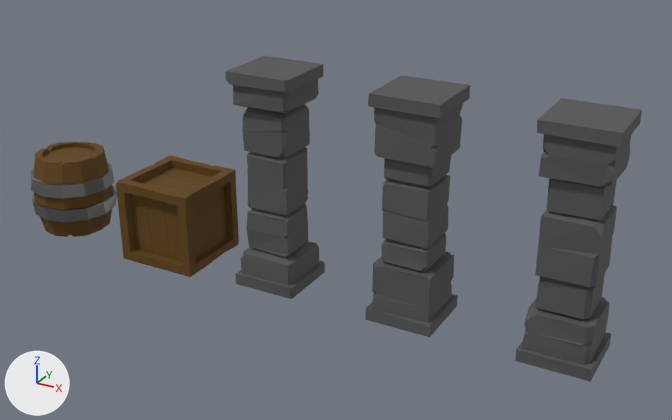
One commit to the Blender file Modular Dungeon/Barrel.blend: the scene before it, then after it.
Before and after are seen from a 50 mm camera at (6.23, -9.73, 6.09) aimed at (0.76, 0.21, 1.11). Every picture has the same lights, and +X, +Y and +Z are marked at lower left.
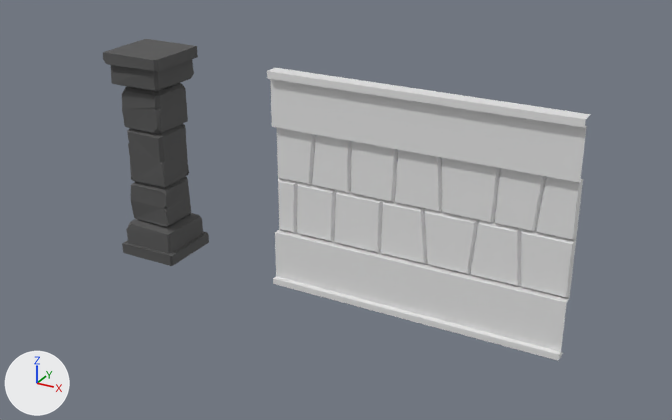
Edits to the bpy script that builds the scene:
```text
Add me_plane_001:
    me_plane_001.from_pydata(...)  # 122 vertices, 94 faces; spans x -2.0..2.0, y -2.0..1.0, z 0.0..0.19
Change ob_barrel:
    add ob_barrel.hide_set(True)
Change ob_crate:
    add ob_crate.hide_set(True)
Change ob_cube:
    ob_cube.location: (0.0, 0.0, 1.5) -> (-2.0, 0.0, 1.5)
Change ob_cube_001:
    add ob_cube_001.hide_set(True)
Change ob_cube_002:
    add ob_cube_002.hide_set(True)
Add ob_plane:
    ob_plane = bpy.data.objects.new('Plane', me_plane_001)
    ob_plane.location = (2.0, 0.0, 2.0)
    ob_plane.rotation_euler = (1.571, 0.0, 0.0)  # degrees (90, 0, 0)
```

Pixel boxes (x1, y1, x2, y2) of what changed, in the pictures (672 x 420 px):
'Plane', added: after (267, 68, 590, 361)
'Cube', moved: before (226, 56, 325, 299); after (103, 39, 209, 266)
'Cube.002', hidden: before (515, 98, 642, 382)
'Cube.001', hidden: before (365, 75, 470, 337)
'Crate', hidden (brown): before (116, 156, 239, 277)
'Barrel', hidden: before (31, 142, 117, 237)
